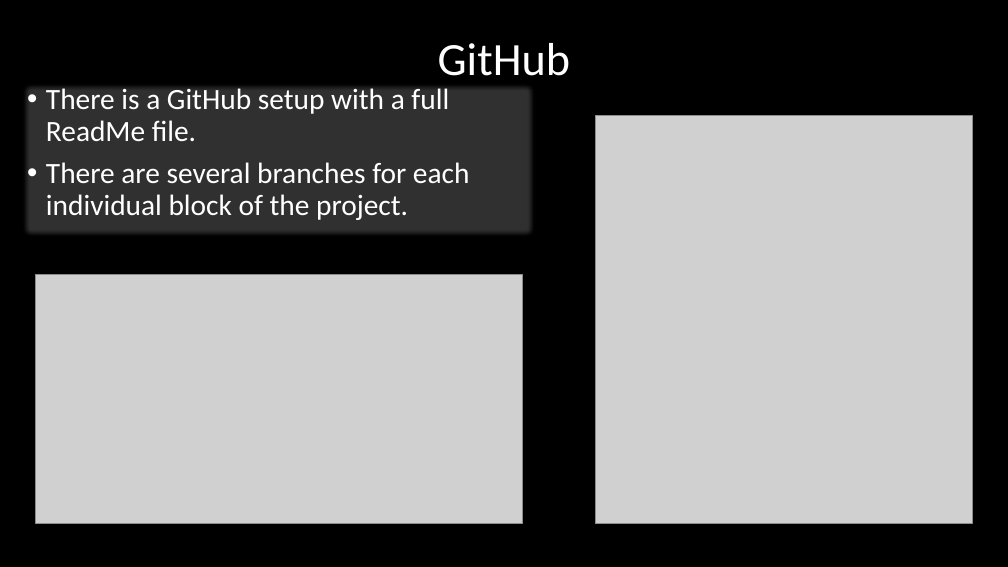
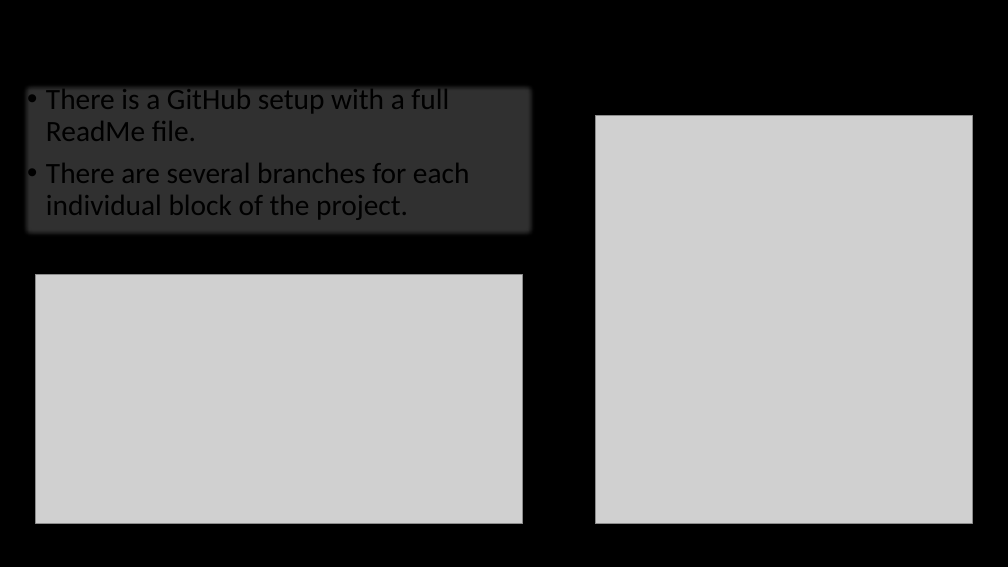
Before and after one commit to marveld21/Final-Project_Bass_Fishing_Analysis, a slide deck: slide 3 of Presentation.pptx (slide 2 before the commit). Drawn at 1008x567 pixels with LibreOffice and Linux fonts; fonts in the diff are those of the drawing; grey boxes stand for pictures; background and template pictures are left out. Boxes give left, top, right and bottom in pixels: in the first picture for what was removed or moved away, otherwise in the second. Text is boxed around its words. In the diff, an @@ line names an element or a change of style, - is before the commit and + after.

```diff
--- a/Presentation.pptx
+++ b/Presentation.pptx
@@ title "GitHub": place and size @@
-title "GitHub" at (438, 43, 570, 76)
+title "GitHub" at (167, 84, 251, 109)
@@ title "GitHub" at (167, 84, 251, 109): text colour #FFFFFF to #000000; alignment centre to left @@
@@ text "There is a GitHub setup ..." at (46, 84, 470, 220): text colour #FFFFFF to #000000 @@
```
Also in this commit, not shown: 5 other slides changed, 2 slides added.
